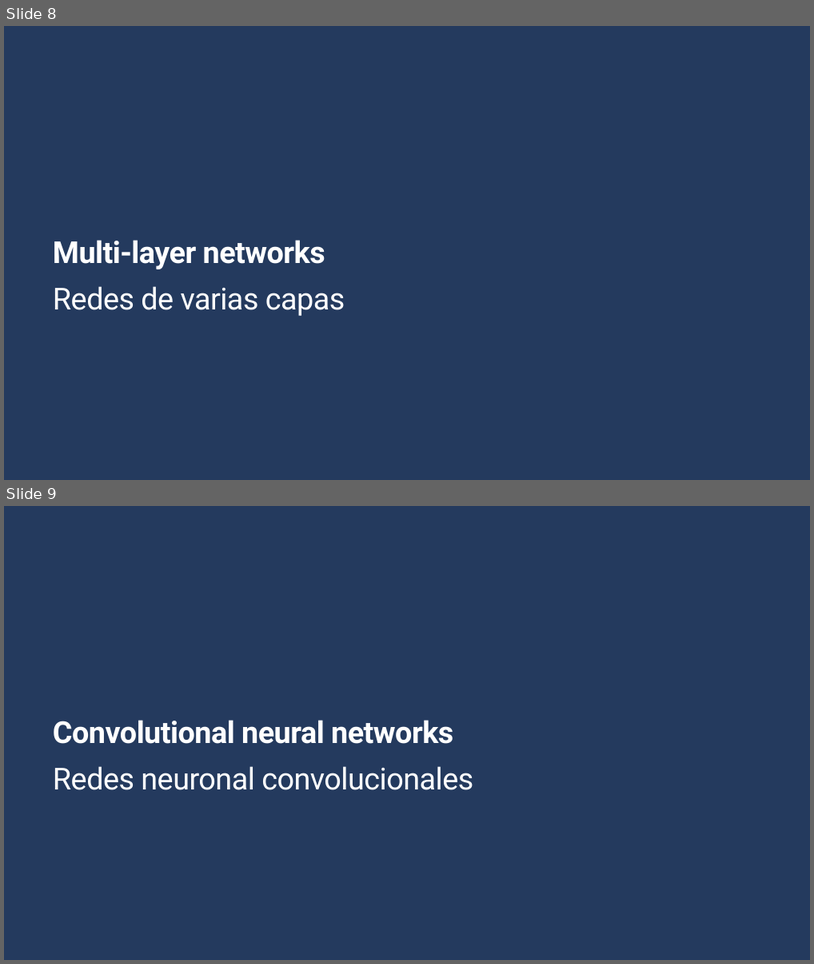
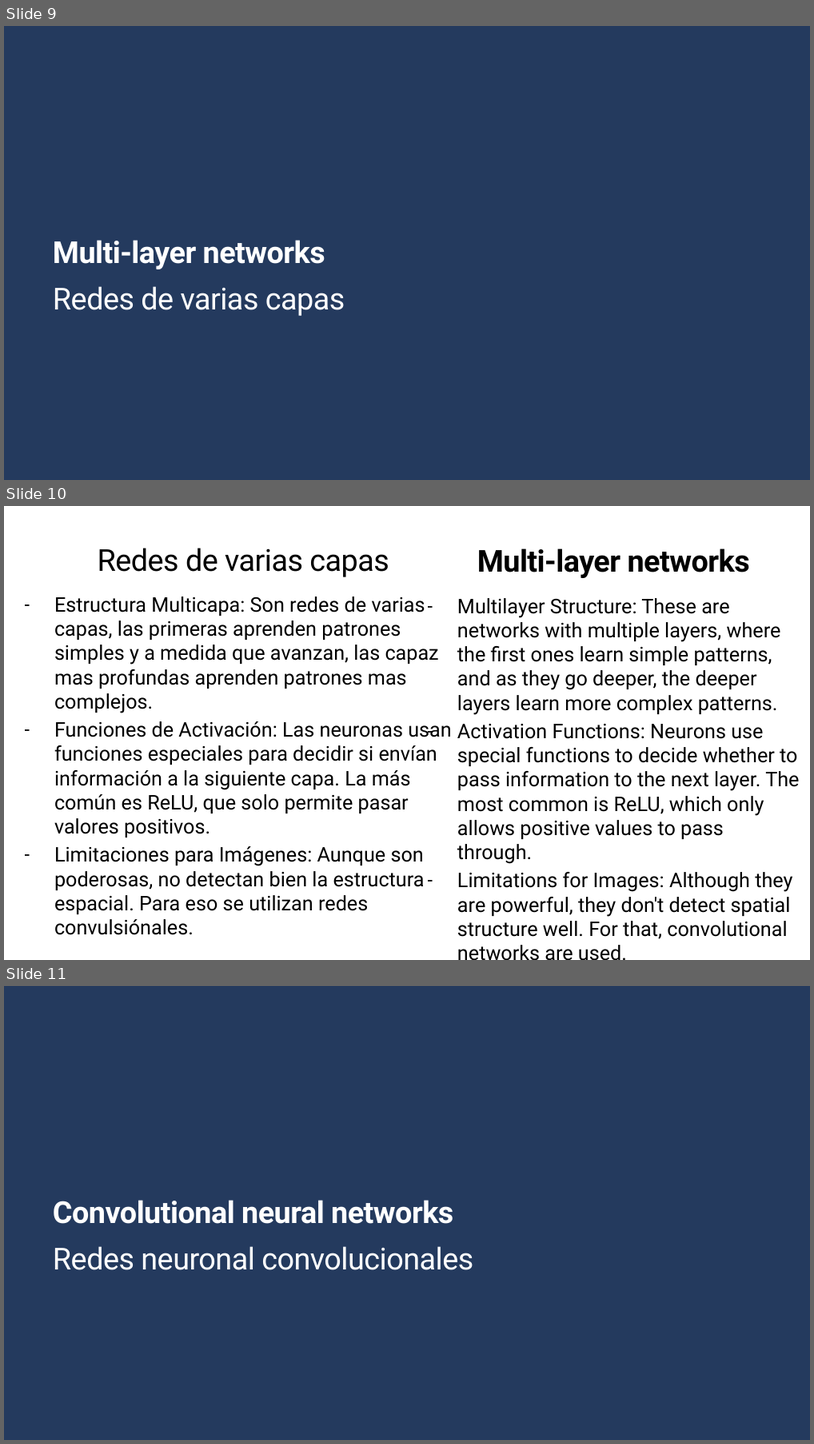
Before and after one commit to Gilberto-Guzman-Student-Ambassadors/Introduction_to_Computer_Vision_with_TensorFlow, a slide deck: presentation/slides.pptx. Shown one above the other, each under a label of ours: slides 8 and 9 before the commit, slides 9, 10 and 11 after it. The pictures are 814x964 and 814x1444 pixels, drawn with LibreOffice and Linux fonts; fonts in the diff are those of the drawing; background and template pictures are left out. Boxes give left, top, right and bottom in pixels: in the first picture for what was removed or moved away, otherwise in the second. Text is boxed around its words. In the diff, an @@ line names an element or a change of style, - is before the commit and + after.

```diff
--- a/presentation/slides.pptx
+++ b/presentation/slides.pptx
@@ slide 10 added at <box>4,506,810,960</box>, background #FFFFFF @@
@@ text added at <box>98,548,389,577</box>, 36 pt, text #000000 @@
+Redes de varias capas
@@ title added at <box>478,548,750,578</box>, 36 pt, text #000000, bold @@
+Multi-layer networks
@@ text added at <box>54,596,452,935</box>, 24 pt, text #000000 @@
+– Estructura Multicapa: Son redes de varias capas, las primeras aprenden patrones simples y a medida que avanzan, las capaz mas profundas aprenden patrones mas complejos.
+– Funciones de Activación: Las neuronas usan funciones especiales para decidir si envían información a la siguiente capa. La más común es ReLU, que solo permite pasar valores positivos.
+– Limitaciones para Imágenes: Aunque son poderosas, no detectan bien la estructura espacial. Para eso se utilizan redes convulsiónales.
@@ text added at <box>458,598,799,939</box>, 24 pt, text #000000 @@
+– Multilayer Structure: These are networks with multiple layers, where the first ones learn simple patterns, and as they go deeper, the deeper layers learn more complex patterns.
+– Activation Functions: Neurons use special functions to decide whether to pass information to the next layer. The most common is ReLU, which only allows positive values to pass through.
+– Limitations for Images: Although they are powerful, they don't detect spatial structure well. For that, convolutional networks are used.
@@ what was slide 8 is now slide 9 @@
@@ what was slide 9 is now slide 11 @@
```
Also in this commit, not shown: 1 slide changed, 1 other slide added, 5 other files.
